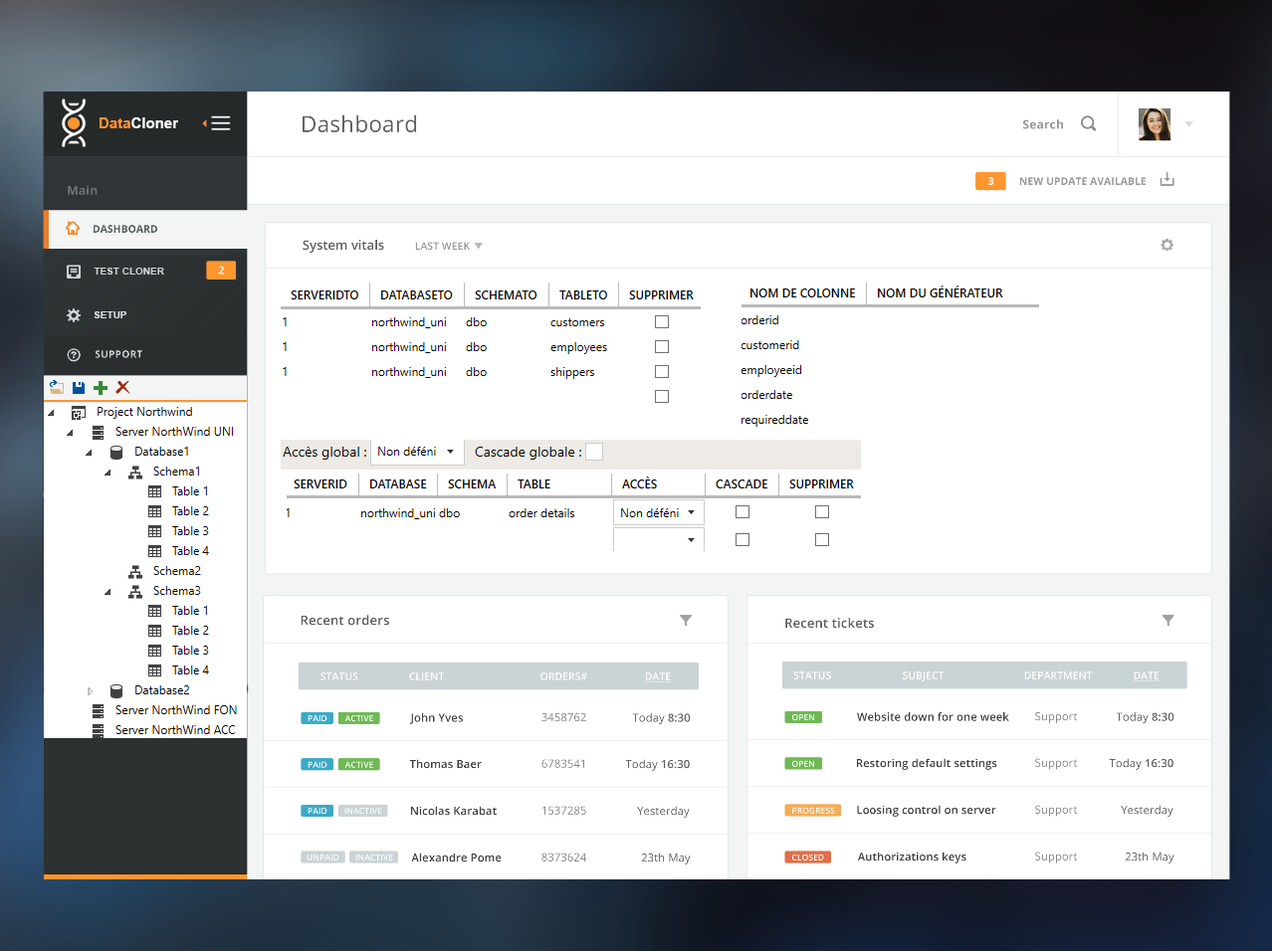
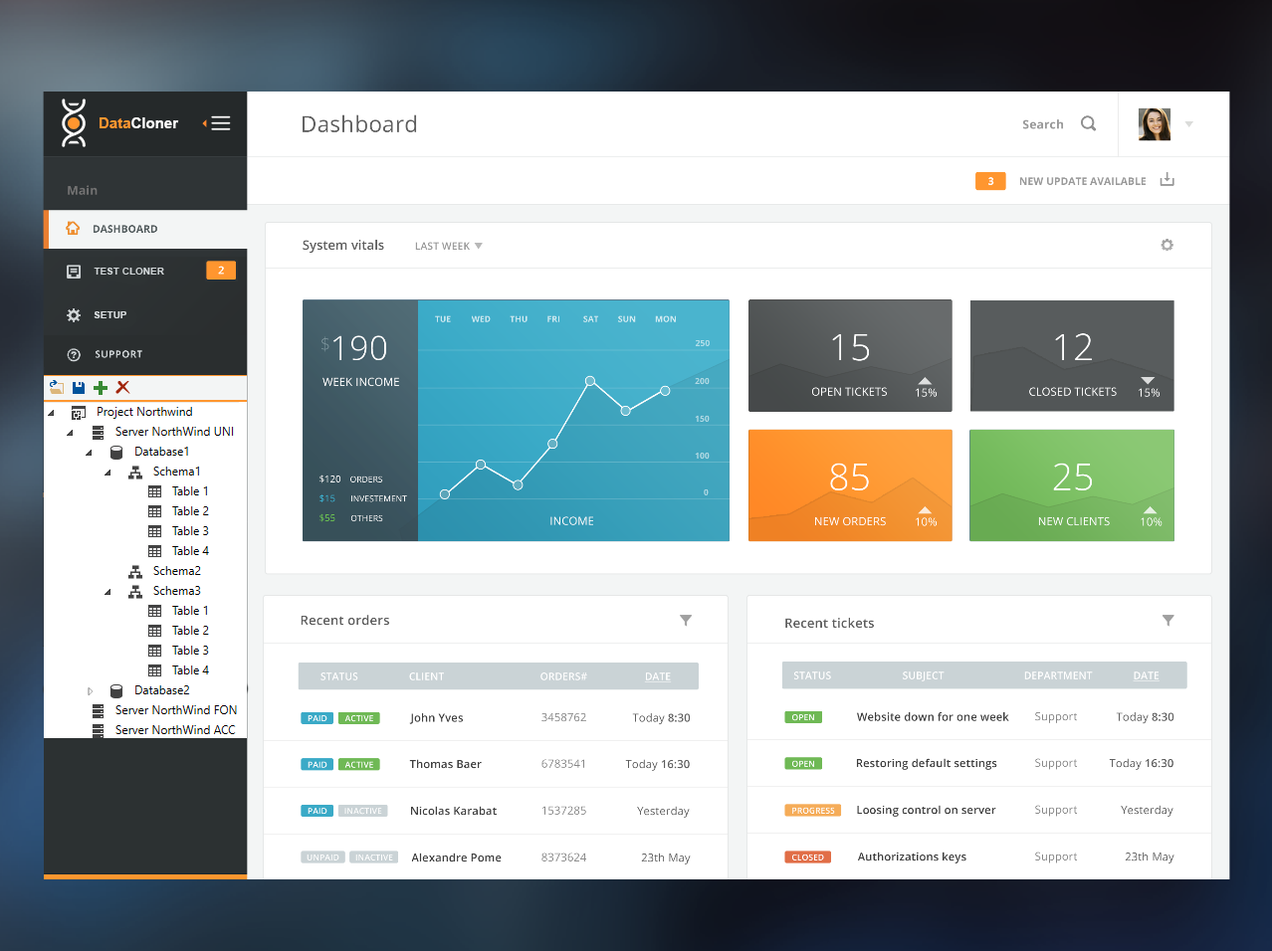
Layered file, before and after one edit (1272x951). Changes by layer:
hid group "Config" (5 layers) over <box>280,282,1175,552</box>
showed group "Dashboard" (1 layers) over <box>280,282,1175,552</box>
